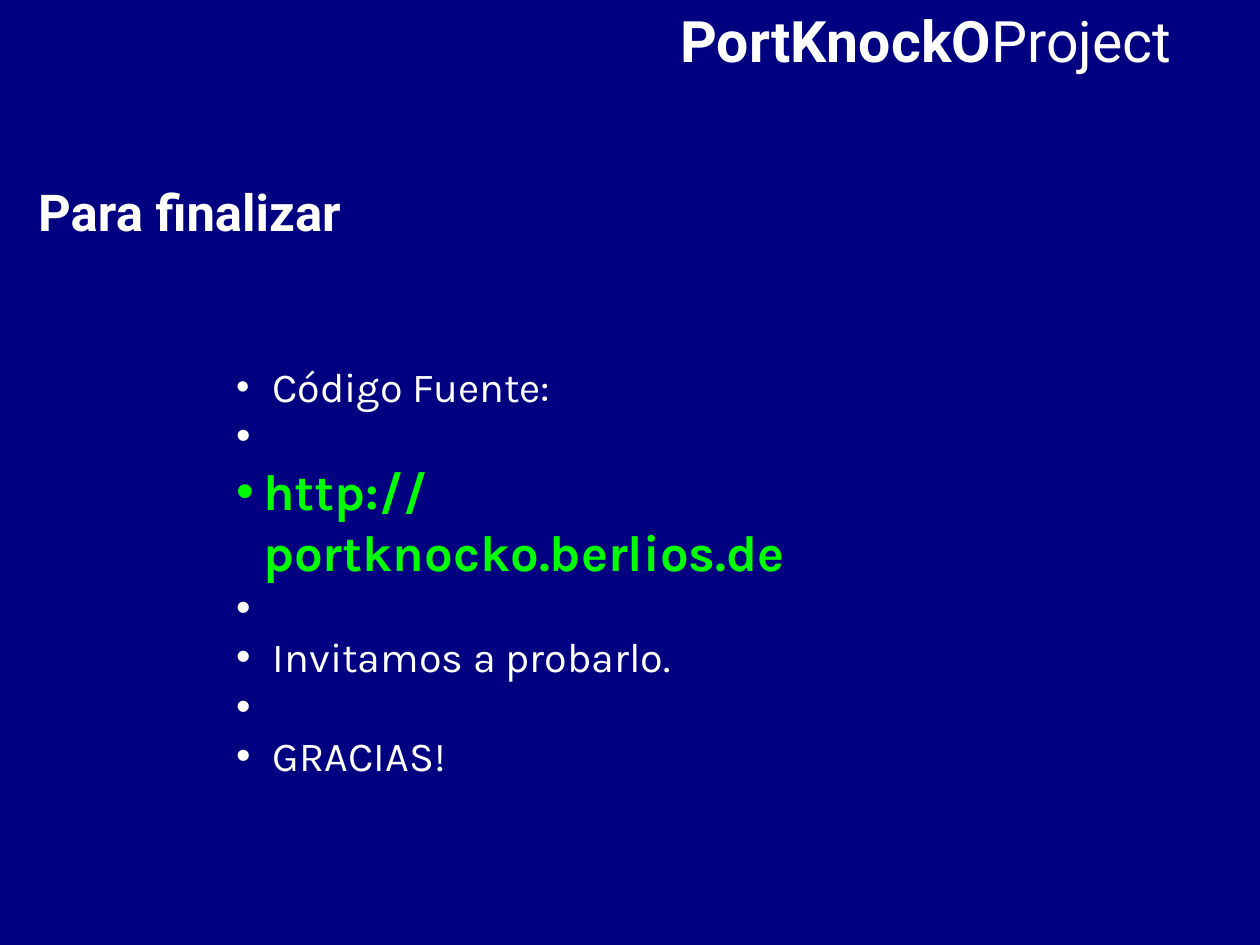
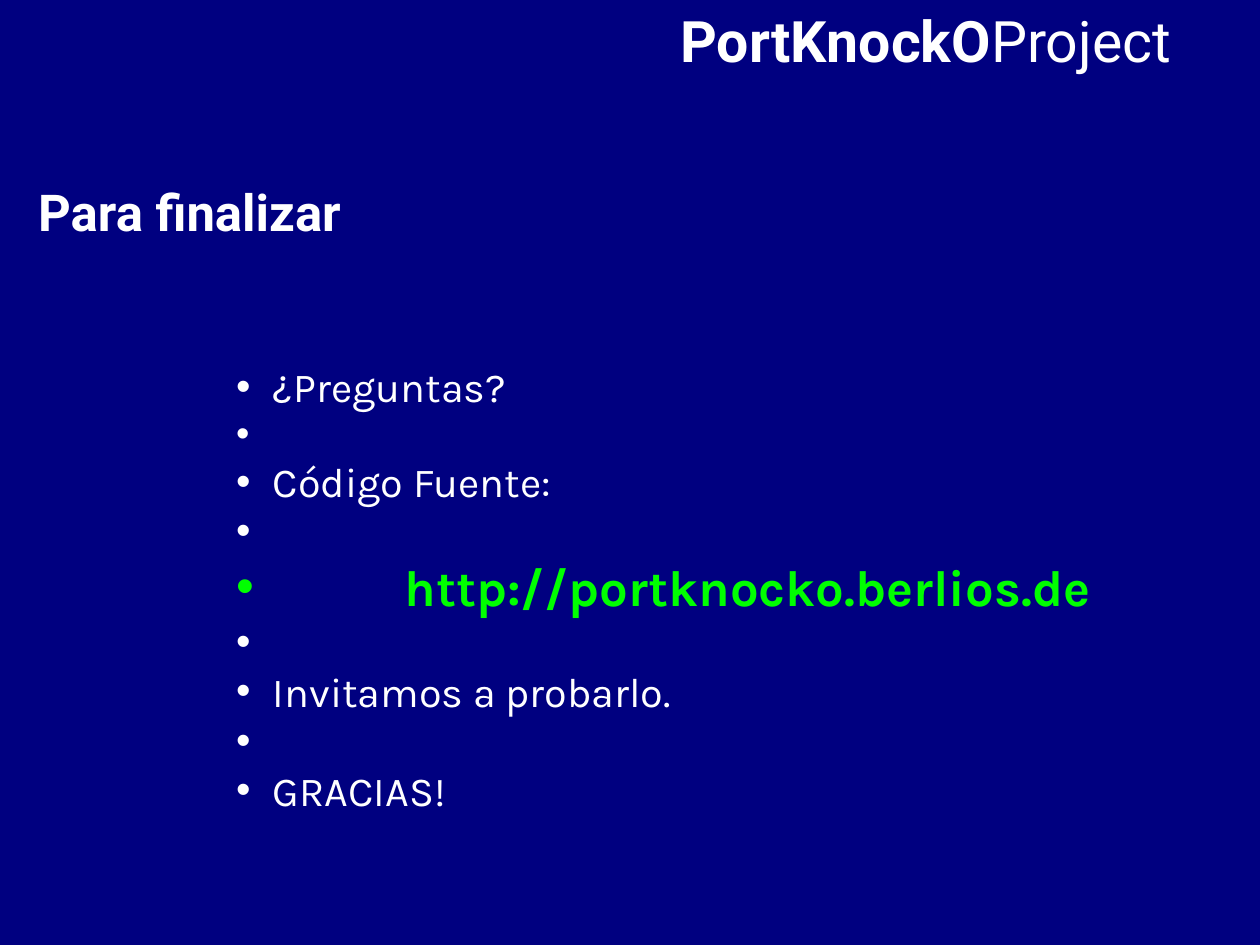
Before and after one commit to BackupTheBerlios/portknocko-svn, a slide deck: slide 13 of trunk/jornadas/jornadas.odp (slide 12 before the commit). Drawn at 1260x945 pixels with LibreOffice and Linux fonts; fonts in the diff are those of the drawing. Boxes give left, top, right and bottom in pixels: in the first picture for what was removed or moved away, otherwise in the second. Text is boxed around its words. In the diff, an @@ line names an element or a change of style, - is before the commit and + after.

```diff
--- a/trunk/jornadas/jornadas.odp
+++ b/trunk/jornadas/jornadas.odp
@@ text at (273, 375, 506, 412): paragraph added @@
+• ¿Preguntas?
```
Also in this commit, not shown: 1 other slide changed, 1 slide added, 1 other file.
